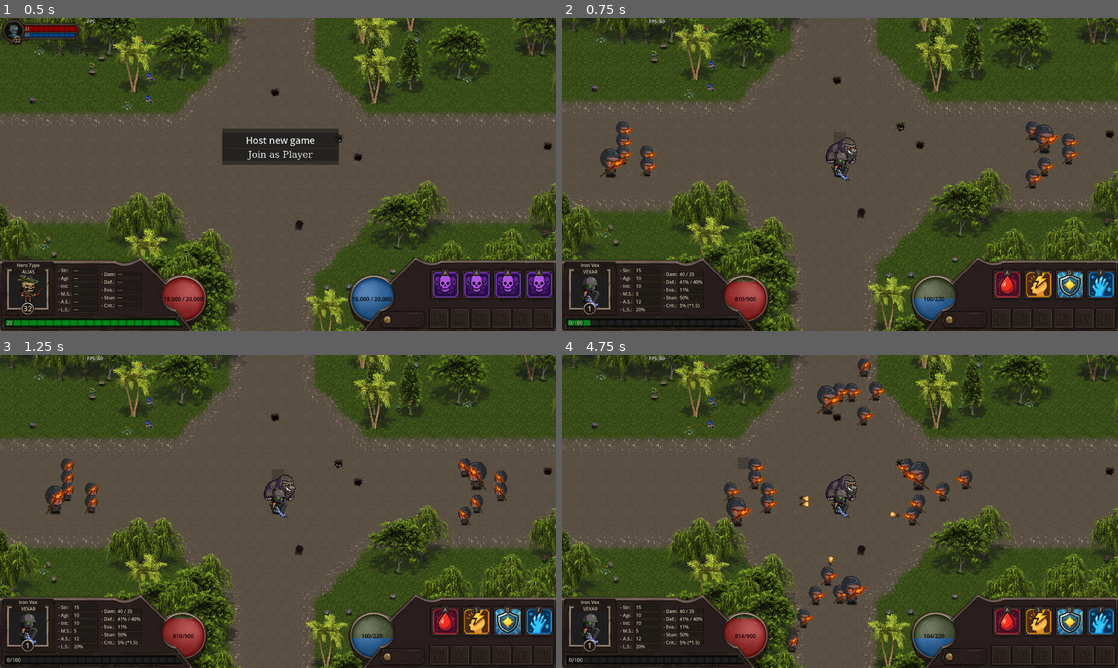
Above: before the commit, frames 1-4 (two rows, left to right).
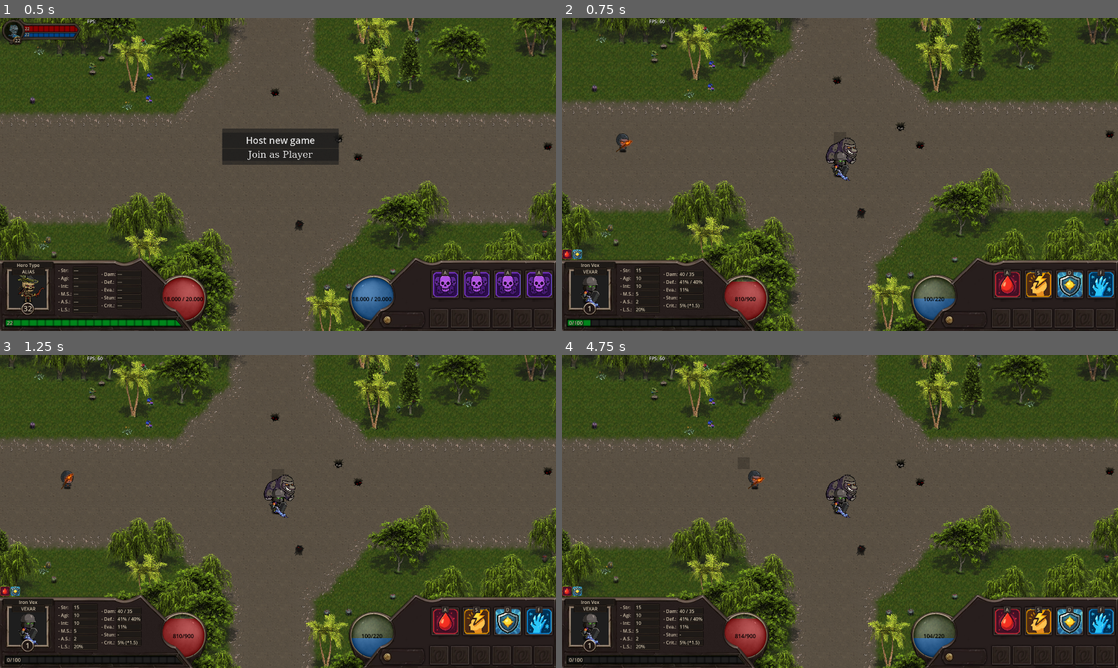
Above: after the commit, the same moments.

Repository: LucasJappert/moomoo-lan-party
Game: Godot game, scene res://scenes/my_main_scene.tscn
The game is run twice, just before and just after one commit, with the same random seed, the same clock (stepped at 60 frames per second) and the same inputs.
Inputs (mouse positions are in pixels of both pictures, inside the frame that each line leads up to):
- Up to frame 1 (0.5 s): no input
- Up to frame 2 (0.75 s): click "Host new game" at 0.5 s
- Up to frame 3 (1.25 s): no input
- Up to frame 4 (4.75 s): tap Enter at 1.25 s; move the mouse to (840, 505) at 1.27 s; hold Shift 1.28-2.03 s; click (840, 505) at 1.42 s; move the mouse to (656, 480) at 2.02 s; tap Shift at 2.1, 3.6 s; click (656, 480) at 2.17 s; move the mouse to (662, 492) at 2.77 s; hold Shift 2.78-3.53 s; click (662, 492) at 2.92 s; move the mouse to (734, 505) at 3.52 s; click (734, 505) at 3.67 s; move the mouse to (739, 467) at 4.27 s; hold Shift from 4.28 s (still down); click (739, 467) at 4.42 s

Frame 1 is identical in both runs. In frame 2, 1.4% of the frame differs, in the area x 0-93%, y 33-92%; in frame 3, 1.4%; in frame 4, 3.0%, in the area x 0-74%, y 1-96%.

Commit message:
Draw effects of my player + amazing improvements!

Diff:
--- /dev/null
+++ b/scenes/GUI/gui_effect_scene.tscn
@@ -0,0 +1,31 @@
+[gd_scene load_steps=5 format=3 uid="uid://b8an1mw28601v"]
+
+[ext_resource type="Texture2D" uid="uid://c7v0lqb66uppf" path="res://assets/atlas1.png" id="1_7450j"]
+[ext_resource type="Script" uid="uid://r13kggna2l5i" path="res://scripts/GUI/components/gui_effect.gd" id="1_vimh2"]
+
+[sub_resource type="AtlasTexture" id="AtlasTexture_tcjjn"]
+atlas = ExtResource("1_7450j")
+
+[sub_resource type="RectangleShape2D" id="RectangleShape2D_5q3c3"]
+size = Vector2(32, 32)
+
+[node name="GuiEffectScene" type="Control"]
+custom_minimum_size = Vector2(32, 32)
+layout_mode = 3
+anchors_preset = 0
+mouse_filter = 2
+script = ExtResource("1_vimh2")
+
+[node name="Sprite2D" type="Sprite2D" parent="."]
+scale = Vector2(0.5, 0.5)
+texture = SubResource("AtlasTexture_tcjjn")
+centered = false
+region_enabled = true
+region_rect = Rect2(64, 1632, 64, 64)
+
+[node name="Area2D" type="Area2D" parent="."]
+unique_name_in_owner = true
+
+[node name="CollisionShape2D" type="CollisionShape2D" parent="Area2D"]
+position = Vector2(16, 16)
+shape = SubResource("RectangleShape2D_5q3c3")
--- a/scenes/GUI/gui_scene.tscn
+++ b/scenes/GUI/gui_scene.tscn
@@ -1,9 +1,10 @@
-[gd_scene load_steps=9 format=3 uid="uid://dywrecu6pml77"]
+[gd_scene load_steps=10 format=3 uid="uid://dywrecu6pml77"]
 
 [ext_resource type="Texture2D" uid="uid://c7v0lqb66uppf" path="res://assets/atlas1.png" id="1_gbqeo"]
 [ext_resource type="Script" uid="uid://0x16271fub0a" path="res://scripts/GUI/gui_scene.gd" id="1_li5rb"]
 [ext_resource type="PackedScene" uid="uid://buj7u3vemtwye" path="res://scenes/GUI/skill_slot.tscn" id="3_acekp"]
 [ext_resource type="StyleBox" uid="uid://rxq74mic16cg" path="res://bg_label_stats.tres" id="4_0ehin"]
+[ext_resource type="PackedScene" uid="uid://c1csmsd22qmft" path="res://scenes/GUI/my_effects_scene.tscn" id="4_fo7ei"]
 [ext_resource type="PackedScene" uid="uid://bhbym0sv2knf8" path="res://scenes/general_objects/tooltip_scene.tscn" id="5_g80tl"]
 
 [sub_resource type="FontFile" id="FontFile_gbqeo"]
@@ -593,6 +594,14 @@
 text = "32"
 horizontal_alignment = 1
 
+[node name="MyEffectsContainer" parent="PanelBL" instance=ExtResource("4_fo7ei")]
+unique_name_in_owner = true
+layout_mode = 0
+offset_left = 1.0
+offset_top = -25.0
+offset_right = 320.0
+offset_bottom = 7.0
+
 [node name="PanelBR" type="Panel" parent="."]
 offset_left = 1184.0
 offset_top = 824.0
--- /dev/null
+++ b/scenes/GUI/my_effects_scene.tscn
@@ -0,0 +1,18 @@
+[gd_scene load_steps=3 format=3 uid="uid://c1csmsd22qmft"]
+
+[ext_resource type="Script" uid="uid://b5mowfdifbv85" path="res://scripts/GUI/components/my_effects.gd" id="1_kh6i1"]
+[ext_resource type="PackedScene" uid="uid://b8an1mw28601v" path="res://scenes/GUI/gui_effect_scene.tscn" id="2_kh6i1"]
+
+[node name="MyEffects" type="HBoxContainer"]
+custom_minimum_size = Vector2(100, 32)
+offset_right = 392.0
+offset_bottom = 32.0
+mouse_filter = 2
+theme_override_constants/separation = 4
+script = ExtResource("1_kh6i1")
+
+[node name="GuiEffectScene" parent="." instance=ExtResource("2_kh6i1")]
+layout_mode = 2
+
+[node name="GuiEffectScene2" parent="." instance=ExtResource("2_kh6i1")]
+layout_mode = 2
--- a/scenes/general_objects/tooltip_scene.tscn
+++ b/scenes/general_objects/tooltip_scene.tscn
@@ -33,7 +33,7 @@
 layout_mode = 2
 offset_left = 12.0
 offset_top = 37.0
-offset_right = 191.0
+offset_right = 189.0
 offset_bottom = 103.0
 theme_override_colors/font_color = Color(0.581033, 0.581033, 0.581033, 1)
 text = "asdad"
--- /dev/null
+++ b/scripts/GUI/components/gui_effect.gd
@@ -0,0 +1,41 @@
+class_name GuiEffect
+
+extends Control
+
+const SCENE = preload("res://scenes/GUI/gui_effect_scene.tscn")
+
+@onready var _sprite = $Sprite2D
+var is_permanent: bool = false
+var _duration: float = 0 # In seconds
+var _elapsed: float = 0
+var _effect: CombatEffect
+
+static func get_instance(p_effect: CombatEffect) -> GuiEffect:
+	var gui_effect = SCENE.instantiate()
+	gui_effect._initialize(p_effect)
+	return gui_effect
+
+func _initialize(p_effect: CombatEffect) -> void:
+	_effect = p_effect
+	is_permanent = _effect.is_permanent
+	_duration = _effect._duration
+
+	# seguir armando un metodo get_description para CombatStats y CombatEffect
+
+func _ready():
+	if not GameManager.MY_PLAYER: return
+
+	var region_size = _effect._region_rect.size
+	_sprite.region_rect = _effect._region_rect
+	_sprite.scale = Vector2(32.0 / region_size.x, 32.0 / region_size.y)
+
+	%Area2D.connect("mouse_entered", func():
+		GameManager.show_tooltip(_effect.name, _effect.get_description(), 500)
+	)
+	%Area2D.connect("mouse_exited", func(): GameManager.hide_tooltip())
+
+func _process(delta: float):
+	if is_permanent: return
+
+	_elapsed += delta
+	if _elapsed >= _duration: queue_free()
--- /dev/null
+++ b/scripts/GUI/components/my_effects.gd
@@ -0,0 +1,15 @@
+class_name MyEffects
+
+extends HBoxContainer
+
+const MARGIN_LEFT := 4
+
+func _ready() -> void:
+	print("Remove children")
+	for child in get_children():
+		remove_child(child)
+		child.queue_free()
+
+
+func add_effect(effect: CombatEffect) -> void:
+	add_child(GuiEffect.get_instance(effect), true)
--- a/scripts/GUI/gui_scene.gd
+++ b/scripts/GUI/gui_scene.gd
@@ -123,8 +123,11 @@
 	var rects = HeroTypes.get_rect_frames(my_player.hero_type)
 	_my_player_avatar.region_rect = rects[0]
 
-func set_target_avatar_region(rect_region: Rect2) -> void:
-	_panelTL_avatar.region_rect = rect_region
+func set_target_avatar_region(region_rect: Rect2) -> void:
+	_panelTL_avatar.region_rect = region_rect
+
+func add_gui_effect(effect: CombatEffect) -> void:
+	%MyEffectsContainer.add_effect(effect)
 # endregion SETTERS
 
 # region 	INTERNAL AUXILIARY METHODS
@@ -169,8 +172,8 @@
 	_stats1_lab1.text = str(total_stats.strength)
 	_stats1_lab2.text = str(total_stats.agility)
 	_stats1_lab3.text = str(total_stats.intelligence)
-	_stats1_lab4.text = StringHelpers.format_float(total_stats.move_speed) # str(total_stats.move_speed)
-	_stats1_lab5.text = StringHelpers.format_float(total_stats.attack_speed)
+	_stats1_lab4.text = StringHelpers.format_float(total_stats.get_total_move_speed())
+	_stats1_lab5.text = StringHelpers.format_float(total_stats.get_total_attack_speed())
 	_stats1_lab6.text = StringHelpers.format_percent(total_stats.life_steal_percent)
 
 	_stats2_lab1.text = StringHelpers.format_float(total_stats.physical_attack_power) + " / " + StringHelpers.format_float(total_stats.magic_attack_power)
--- a/scripts/GUI/skill_slot.gd
+++ b/scripts/GUI/skill_slot.gd
@@ -25,4 +25,4 @@
 	skill = p_skill
 	slot_number = _slot_number
 	hotkey.text = HOTKEY_BY_SLOT[slot_number - 1]
-	sprite.region_rect = skill.rect_region
+	sprite.region_rect = skill.region_rect
--- a/scripts/controllers/enemies_waves_controller.gd
+++ b/scripts/controllers/enemies_waves_controller.gd
@@ -32,3 +32,4 @@
 			enemy._boss_level = _wave_number if is_boss else 0
 
 			GameManager.add_enemy(enemy)
+			return
--- a/scripts/entity/combat_data/combat_data.gd
+++ b/scripts/entity/combat_data/combat_data.gd
@@ -57,6 +57,7 @@
 		return print("Combat effect ", p_effect.name, " reached max stacks: ", p_effect.max_stacks)
 
 	combat_effect_node.add_child(p_effect, true)
+	GameManager.my_main.gui_scene.add_gui_effect(p_effect)
 
 # TODO: Improve this get by creating a dictionary to quickly obtain active effects
 func get_effects() -> Array[CombatEffect]:
@@ -144,9 +145,11 @@
 
 func set_target(_target: Entity) -> void:
 	_target_entity = _target
+	if _target == null: return
+
 	my_owner.movement_helper.update_path_to_entity(_target)
-	var rect_region = SpritesAnimationHelper.get_rect_region_of_sprite(_target.sprite)
-	GameManager.my_main.gui_scene.set_target_avatar_region(rect_region)
+	var region_rect = SpritesHelper.get_region_rect_of_sprite(_target.sprite)
+	GameManager.my_main.gui_scene.set_target_avatar_region(region_rect)
 # endregion
 
 # region GETTERs
@@ -216,7 +219,7 @@
 	if is_stunned(): return false # If stunned, can't attack
 
 	var now = Time.get_ticks_msec()
-	var interval_ms = 1000.0 / get_total_stats().attack_speed
+	var interval_ms = 1000.0 / get_total_stats().get_total_attack_speed()
 	return now - last_physical_hit_time >= interval_ms # If enough time has passed, can attack
 # endregion
 
@@ -246,6 +249,7 @@
 		if get_effect(skill.name) != null: continue # Already has this effect
 
 		var new_effect = CombatEffect.get_permanent_effect(skill.name, skill.get_combat_stats_instance())
+		new_effect.set_region_rect(skill.region_rect)
 		add_effect(new_effect)
 
 func _actions_after_1_second(_delta: float) -> void:
@@ -319,14 +323,14 @@
 
 func apply_frost_hit_animation():
 	const sprite_size = Vector2(32, 32)
-	var frames = SpritesAnimationHelper.get_sprite_frames(Vector2(0, 576), sprite_size, 11, 30, false)
+	var frames = SpritesHelper.get_sprite_frames(Vector2(0, 576), sprite_size, 11, 30, false)
 	spawn_front_fx(frames, "frost_hit")
 
 func apply_stun_animation():
 	if animation_active(_ANIMATED_SPRITE_STUN_NAME): return
-	const sprite_size = Vector2(32, 17)
+	var sprite_size = CombatEffect.STUN_RECT_REGION.size
 	var sprite_position = Vector2(0, my_owner.hud.my_health_bar.position.y + 10)
-	var frames = SpritesAnimationHelper.get_sprite_frames(Vector2(0, 608), sprite_size, 14, 30, true)
+	var frames = SpritesHelper.get_sprite_frames(CombatEffect.STUN_RECT_REGION.position, sprite_size, 14, 30, true)
 	spawn_front_fx(frames, _ANIMATED_SPRITE_STUN_NAME, sprite_position)
 
 func spawn_front_fx(frames: SpriteFrames, animated_sprite_name: String, sprite_position: Vector2 = Vector2.ZERO):
--- a/scripts/entity/combat_data/combat_effect.gd
+++ b/scripts/entity/combat_data/combat_effect.gd
@@ -6,6 +6,9 @@
 var is_permanent: bool = false
 @export var _duration: float # In seconds
 var _elapsed: float = 0.0
+var _region_rect: Rect2
+
+const STUN_RECT_REGION := Rect2(0, 608, 32, 17)
 
 # Only executed on the server
 
@@ -15,6 +18,20 @@
 	_elapsed += delta
 	if _elapsed >= _duration:
 		if multiplayer.is_server(): queue_free() # Only executed on the server
+
+func get_description() -> String:
+	var description = ""
+	if _duration > 0.0:
+		description += str("- Duration: ", StringHelpers.format_float(_duration), "s\n")
+
+	description += super.get_description()
+
+	description += str("- Max stacks: ", max_stacks, "\n")
+
+	return description
+
+func set_region_rect(rect: Rect2) -> void:
+	_region_rect = rect
 
 static func _get_instance(p_name: String, duration: float, p_is_permanent: bool, stats: CombatStats = CombatStats.new()) -> CombatEffect:
 	const SCENE = preload("res://scenes/entity/combat_data/combat_effect.tscn")
@@ -32,7 +49,6 @@
 static func get_temporal_effect(p_name: String, duration: float, stats: CombatStats = CombatStats.new()) -> CombatEffect:
 	return _get_instance(p_name, duration, false, stats)
 
-
 static func actions_after_effective_hit(_attacker: Entity, _receiver: Entity, _di: DamageInfo) -> void:
 	# Should be called only on the server
 	var _attacker_stats = _attacker.combat_data.get_total_stats()
@@ -44,6 +60,7 @@
 		stats.is_owner_friendly = false
 		var effect = CombatEffect.get_temporal_effect("Stun", stats.stun_duration, stats)
 		effect.max_stacks = 1
+		effect.set_region_rect(CombatEffect.STUN_RECT_REGION)
 		_receiver.combat_data.add_effect(effect)
 
 	# Lifesteal verification
--- a/scripts/entity/combat_data/combat_stats.gd
+++ b/scripts/entity/combat_data/combat_stats.gd
@@ -14,15 +14,15 @@
 @export var stun_chance: float = 0.0
 @export var stun_duration: float = 0.0 # In seconds
 @export var attack_range: int = 0
-@export var attack_speed: float = 0 # Attacks per second
 @export var physical_attack_power: int = 0
 @export var physical_attack_power_percent: float = 0
 @export var magic_attack_power: int = 0
 @export var magic_attack_power_percent: float = 0
+@export var attack_speed: float = 0 # Attacks per second
+@export var attack_speed_percent: float = 0
+@export var move_speed: float = 0 # Tiles per second
+@export var move_speed_percent: float = 0
 @export var freeze_duration: float = 0 # In seconds
-@export var move_speed: float = 0 # Tiles per second
-@export var attack_speed_percent: float = 0
-@export var move_speed_percent: float = 0
 @export var life_steal_percent: float = 0
 @export var hp_regeneration_points: int = 0 # Points per second
 @export var mana_regeneration_points: int = 0 # Points per second
@@ -117,3 +117,83 @@
 	attr.evasion = _agi * 0.001 # 1000 of agility = 1 = 100% evasion
 	attr.physical_defense_percent = _agi * 0.001 # 1000 of agility = 1 = 100% defense
 	return attr
+
+# region 	GETTERs
+func get_description() -> String:
+	var description = ""
+
+	if hp != 0:
+		description += str("- HP: ", hp, "\n")
+
+	if mana != 0:
+		description += str("- Mana: ", mana, "\n")
+
+	if physical_defense_percent != 0:
+		description += str("- Physical defense percent: ", StringHelpers.format_percent(physical_defense_percent), "\n")
+
+	if magic_defense_percent != 0:
+		description += str("- Magic defense percent: ", StringHelpers.format_percent(magic_defense_percent), "\n")
+
+	if evasion != 0:
+		description += str("- Evasion: ", StringHelpers.format_percent(evasion), "\n")
+
+	if crit_chance != 0:
+		description += str("- Crit chance: ", StringHelpers.format_percent(crit_chance), "\n")
+
+	if crit_multiplier != 0:
+		description += str("- Crit multiplier: ", StringHelpers.format_float(crit_multiplier), "\n")
+
+	if stun_chance != 0:
+		description += str("- Stun chance: ", StringHelpers.format_percent(stun_chance), "\n")
+
+	if stun_duration != 0:
+		description += str("- Stun duration: ", StringHelpers.format_float(stun_duration), "\n")
+
+	if attack_range != 0:
+		description += str("- Attack range: ", attack_range, "\n")
+
+	if physical_attack_power != 0:
+		description += str("- Physical attack power: ", physical_attack_power, "\n")
+
+	if physical_attack_power_percent != 0:
+		description += str("- Physical attack power percent: ", StringHelpers.format_percent(physical_attack_power_percent), "\n")
+
+	if magic_attack_power != 0:
+		description += str("- Magic attack power: ", magic_attack_power, "\n")
+
+	if magic_attack_power_percent != 0:
+		description += str("- Magic attack power percent: ", StringHelpers.format_percent(magic_attack_power_percent), "\n")
+
+	if attack_speed != 0:
+		description += str("- Attack speed: ", StringHelpers.format_float(attack_speed), "\n")
+
+	if attack_speed_percent != 0:
+		description += str("- Attack speed percent: ", StringHelpers.format_percent(attack_speed_percent), "\n")
+
+	if move_speed != 0:
+		description += str("- Move speed: ", StringHelpers.format_float(move_speed), "\n")
+
+	if move_speed_percent != 0:
+		description += str("- Move speed percent: ", StringHelpers.format_percent(move_speed_percent), "\n")
+
+	if freeze_duration != 0:
+		description += str("- Freeze duration: ", StringHelpers.format_float(freeze_duration), "\n")
+
+	if life_steal_percent != 0:
+		description += str("- Life steal percent: ", StringHelpers.format_percent(life_steal_percent), "\n")
+
+	if hp_regeneration_points != 0:
+		description += str("- HP regeneration points: ", hp_regeneration_points, "\n")
+
+	if mana_regeneration_points != 0:
+		description += str("- Mana regeneration points: ", mana_regeneration_points, "\n")
+
+	return description
+
+
+func get_total_move_speed() -> float:
+	return clamp(move_speed + (move_speed * move_speed_percent), 1, 20)
+
+func get_total_attack_speed() -> float:
+	return clamp(attack_speed + (attack_speed * attack_speed_percent), 0.1, 20)
+# endregion GETTERs
--- a/scripts/entity/components/hud.gd
+++ b/scripts/entity/components/hud.gd
@@ -49,13 +49,7 @@
 func _try_update_label():
 	if not _label_container.visible: return
 
-	# _label.text = str(my_owner.combat_data.current_hp) + " - " + str(my_owner.combat_data.get_total_stats().attack_speed) + " - " + str(my_owner.combat_data.get_total_stats().move_speed)
-	# _label.text = str(my_owner.combat_data.current_hp)
 	if my_owner is Player: _label.text = str(my_owner.level)
-	# _label.text = str(my_owner.current_state)
-	# _label.text = str(my_owner.combat_data.get_effects().size())
-	_label.text = str(my_owner.combat_data.get_total_stats().attack_speed) + " - " + str(my_owner.combat_data.get_total_stats().move_speed)
-	# _label.text += " - " + str(MapManager.world_to_cell(my_owner.global_position))
 	pass
 
 func show_damage_heal_popup(text: String, color: Color = Color.RED):
--- a/scripts/entity/entity.gd
+++ b/scripts/entity/entity.gd
@@ -88,7 +88,7 @@
 func _client_init() -> void:
 	if multiplayer.is_server() && not MyMain.HOSTED_GAME: return
 
-	SpritesAnimationHelper.set_entity_sprites(self)
+	SpritesHelper.set_entity_sprites(self)
 
 func _global_die():
 	# Implemented in Player and Enemy
--- a/scripts/entity/helpers/movement_helper.gd
+++ b/scripts/entity/helpers/movement_helper.gd
@@ -74,7 +74,7 @@
 	var old_distance = target_pos - my_owner.global_position
 	var direction = old_distance.normalized()
 	# TODO: get_total_stats en Entity
-	var speed = my_owner.combat_data.get_total_stats().move_speed * MapManager.TILE_SIZE.x
+	var speed = my_owner.combat_data.get_total_stats().get_total_move_speed() * MapManager.TILE_SIZE.x
 	var velocity = direction * speed
 
 	var move_delta = velocity * _delta
--- a/scripts/entity/helpers/sprites_helper.gd
+++ b/scripts/entity/helpers/sprites_helper.gd
@@ -1,9 +1,8 @@
-class_name SpritesAnimationHelper
+class_name SpritesHelper
 
 static var _ATLAS1 = load("res://assets/atlas1.png")
 
 const _PLAYERS_SCALE: float = 0.75
-
 const _ENEMIES_SCALE: float = 0.85
 
 static func set_entity_sprites(entity: Entity) -> void:
@@ -62,8 +61,17 @@
 		atlas_texture.region = region
 		frames.add_frame(name, atlas_texture)
 
-static func get_rect_region_of_sprite(sprite: AnimatedSprite2D) -> Rect2:
+static func get_region_rect_of_sprite(sprite: AnimatedSprite2D) -> Rect2:
 	var tex := sprite.sprite_frames.get_frame_texture(sprite.animation, sprite.frame)
 	if tex is AtlasTexture:
 		return (tex as AtlasTexture).region
 	return Rect2()
+
+static func get_sprite_2d(region_rect: Rect2) -> Sprite2D:
+	var sprite := Sprite2D.new()
+	var atlas := AtlasTexture.new()
+	atlas.atlas = _ATLAS1
+	atlas.region = region_rect
+	sprite.texture = atlas
+	sprite.centered = true
+	return sprite
--- a/scripts/factories/enemy_factory.gd
+++ b/scripts/factories/enemy_factory.gd
@@ -40,9 +40,11 @@
 	_enemy.combat_data.attack_type = AttackTypes.RANGED
 	_enemy.combat_data.projectile_type = Projectile.TYPES.FIREBALL
 	_enemy.combat_data.physical_attack_power = 2
+	_enemy.combat_data.attack_speed = 2
 
 	_enemy.combat_data.skills.append_array([
 		Skill.get_skill(Skill.Names.LIFESTEAL),
+		Skill.get_skill(Skill.Names.FROZEN_TOUCH)
 	])
 
 # endregion
--- a/scripts/general_objects/projectile.gd
+++ b/scripts/general_objects/projectile.gd
@@ -60,7 +60,7 @@
 		Rect2(Vector2(96, 288), Vector2(32, 32))
 	]
 
-	SpritesAnimationHelper._add_animation(frames, "default", rects)
+	SpritesHelper._add_animation(frames, "default", rects)
 	return frames
 
 func _get_arrow_frames() -> SpriteFrames:
@@ -69,7 +69,7 @@
 		Rect2(Vector2(0, 256), Vector2(64, 32))
 	]
 
-	SpritesAnimationHelper._add_animation(frames, "default", rects)
+	SpritesHelper._add_animation(frames, "default", rects)
 	return frames
 
 func _physics_process(delta: float) -> void:
--- a/scripts/models/skill.gd
+++ b/scripts/models/skill.gd
@@ -51,7 +51,7 @@
 var is_learned: bool = true
 var apply_to_owner: bool = true
 
-var rect_region: Rect2 = Rect2()
+var region_rect: Rect2 = Rect2()
 
 func _init(_name: String, _type: Type):
 	name = _name
@@ -62,7 +62,7 @@
 	var aux_text: String
 	var aux_text1: String
 	_SKILLS[skill_name] = Skill.new(skill_name, Skill.Type.PASSIVE)
-	_SKILLS[skill_name].rect_region = Rect2(0 * frame_size + _ATLAS_START_POS.x, _ATLAS_START_POS.y, frame_size, frame_size)
+	_SKILLS[skill_name].region_rect = Rect2(0 * frame_size + _ATLAS_START_POS.x, _ATLAS_START_POS.y, frame_size, frame_size)
 	_SKILLS[skill_name].magic_defense_percent = 0.3
 	_SKILLS[skill_name].physical_defense_percent = 0.3
 	_SKILLS[skill_name].apply_to_owner = true
@@ -71,7 +71,7 @@
 
 	skill_name = Names.BLESSING_OF_POWER
 	_SKILLS[skill_name] = Skill.new(skill_name, Skill.Type.PASSIVE)
-	_SKILLS[skill_name].rect_region = Rect2(1 * frame_size + _ATLAS_START_POS.x, _ATLAS_START_POS.y, frame_size, frame_size)
+	_SKILLS[skill_name].region_rect = Rect2(1 * frame_size + _ATLAS_START_POS.x, _ATLAS_START_POS.y, frame_size, frame_size)
 	_SKILLS[skill_name].physical_attack_power_percent = 0.5
 	_SKILLS[skill_name].apply_to_owner = true
 	aux_text = StringHelpers.format_percent(_SKILLS[skill_name].physical_attack_power_percent)
@@ -79,12 +79,12 @@
 
 	skill_name = Names.MIRROR_DEMISE
 	_SKILLS[skill_name] = Skill.new(skill_name, Skill.Type.PASSIVE)
-	_SKILLS[skill_name].rect_region = Rect2(2 * frame_size + _ATLAS_START_POS.x, _ATLAS_START_POS.y, frame_size, frame_size)
+	_SKILLS[skill_name].region_rect = Rect2(2 * frame_size + _ATLAS_START_POS.x, _ATLAS_START_POS.y, frame_size, frame_size)
 	_SKILLS[skill_name].description = "Upon death, splits into 4 copies with half the original HP."
 
 	skill_name = Names.FROZEN_TOUCH
 	_SKILLS[skill_name] = Skill.new(skill_name, Skill.Type.PASSIVE)
-	_SKILLS[skill_name].rect_region = Rect2(3 * frame_size + _ATLAS_START_POS.x, _ATLAS_START_POS.y, frame_size, frame_size)
+	_SKILLS[skill_name].region_rect = Rect2(3 * frame_size + _ATLAS_START_POS.x, _ATLAS_START_POS.y, frame_size, frame_size)
 	_SKILLS[skill_name].attack_speed_percent = -0.1
 	_SKILLS[skill_name].move_speed_percent = -0.1
 	_SKILLS[skill_name].freeze_duration = 4
@@ -95,7 +95,7 @@
 
 	skill_name = Names.STUNNING_STRIKE
 	_SKILLS[skill_name] = Skill.new(skill_name, Skill.Type.PASSIVE)
-	_SKILLS[skill_name].rect_region = Rect2(4 * frame_size + _ATLAS_START_POS.x, _ATLAS_START_POS.y, frame_size, frame_size)
+	_SKILLS[skill_name].region_rect = Rect2(4 * frame_size + _ATLAS_START_POS.x, _ATLAS_START_POS.y, frame_size, frame_size)
 	_SKILLS[skill_name].stun_duration = 2
 	_SKILLS[skill_name].stun_chance = 0.25
 	_SKILLS[skill_name].apply_to_owner = false
@@ -105,7 +105,7 @@
 
 	skill_name = Names.LIFESTEAL
 	_SKILLS[skill_name] = Skill.new(skill_name, Skill.Type.PASSIVE)
-	_SKILLS[skill_name].rect_region = Rect2(5 * frame_size + _ATLAS_START_POS.x, _ATLAS_START_POS.y, frame_size, frame_size)
+	_SKILLS[skill_name].region_rect = Rect2(5 * frame_size + _ATLAS_START_POS.x, _ATLAS_START_POS.y, frame_size, frame_size)
 	_SKILLS[skill_name].life_steal_percent = 0.2
 	_SKILLS[skill_name].apply_to_owner = true
 	aux_text = StringHelpers.format_percent(_SKILLS[skill_name].life_steal_percent)
@@ -154,6 +154,8 @@
 	if _attacker_frozen_skill:
 		var attr = _attacker_frozen_skill.get_combat_stats_instance()
 		var effect = CombatEffect.get_temporal_effect(Names.FROZEN_TOUCH, attr.freeze_duration, attr)
+		effect.is_owner_friendly = false
+		effect.set_region_rect(_attacker_frozen_skill.region_rect)
 		_target.combat_data.add_effect(effect)
 # endregion .................... SKILLS LOGICS
 
--- a/scripts/types/hero_types.gd
+++ b/scripts/types/hero_types.gd
@@ -71,7 +71,7 @@
 	player.combat_data.evasion = 0.05
 	player.combat_data.crit_chance = 0.05
 	player.combat_data.crit_multiplier = 1.5
-	player.combat_data.attack_speed = 11
+	player.combat_data.attack_speed = 1
 	player.combat_data.physical_attack_power = 25
 	player.combat_data.magic_attack_power = 25
 	player.combat_data.move_speed = 5
@@ -89,8 +89,6 @@
 		player.combat_data.agility = 10
 		player.combat_data.strength = 15
 		player.combat_data.intelligence = 10
-		player.combat_data.stun_chance = 0.5
-		player.combat_data.stun_duration = 5
 		player.combat_data.skills = [
 			Skill.get_skill(Skill.Names.LIFESTEAL),
 			Skill.get_skill(Skill.Names.STUNNING_STRIKE),
Not shown, added: scripts/GUI/components/gui_effect.gd.uid
Not shown, added: scripts/GUI/components/my_effects.gd.uid
Not shown, added: scripts/GUI/components/my_effects_container.gd.uid
Not shown, changed: TODO.md
